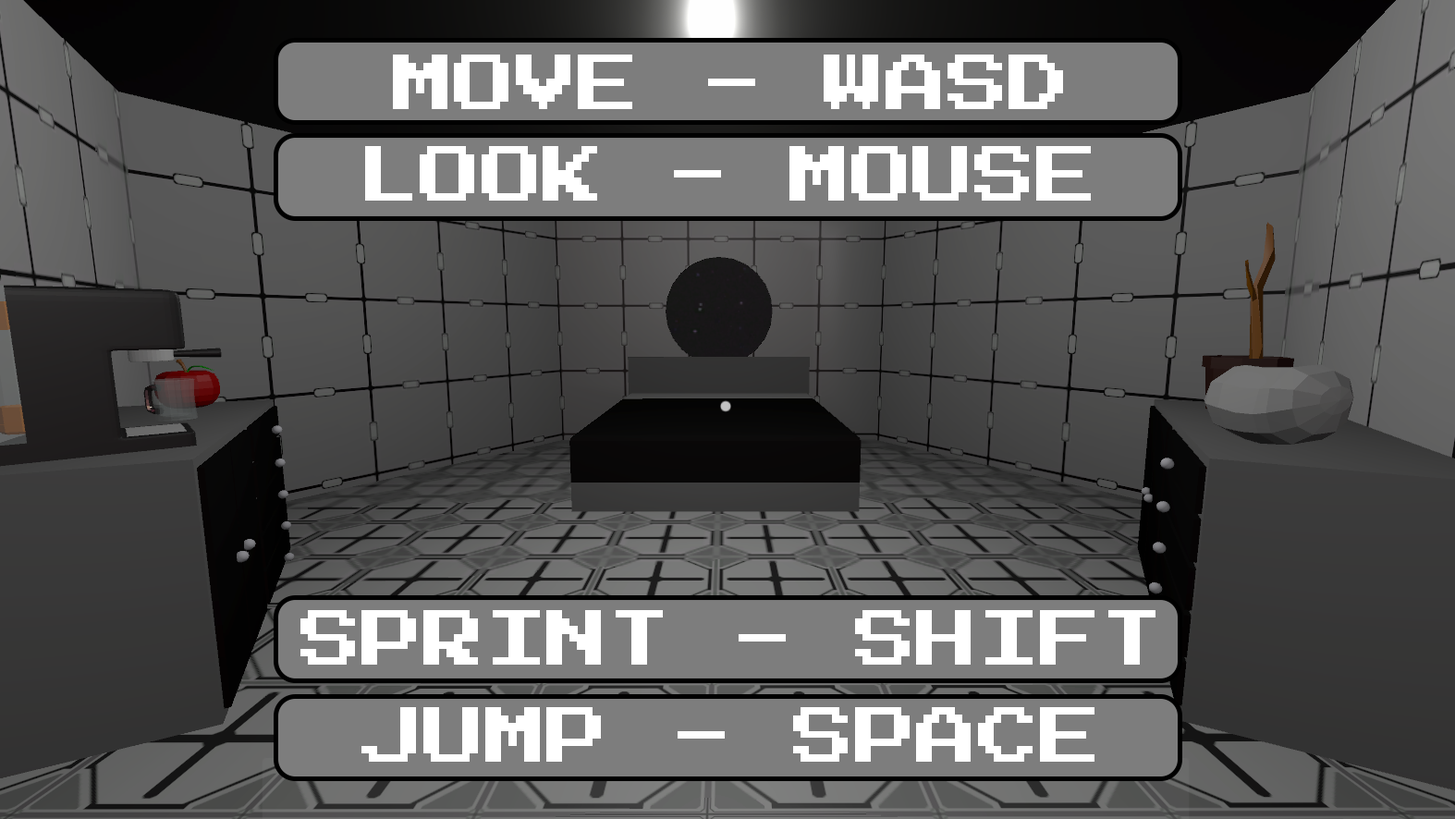
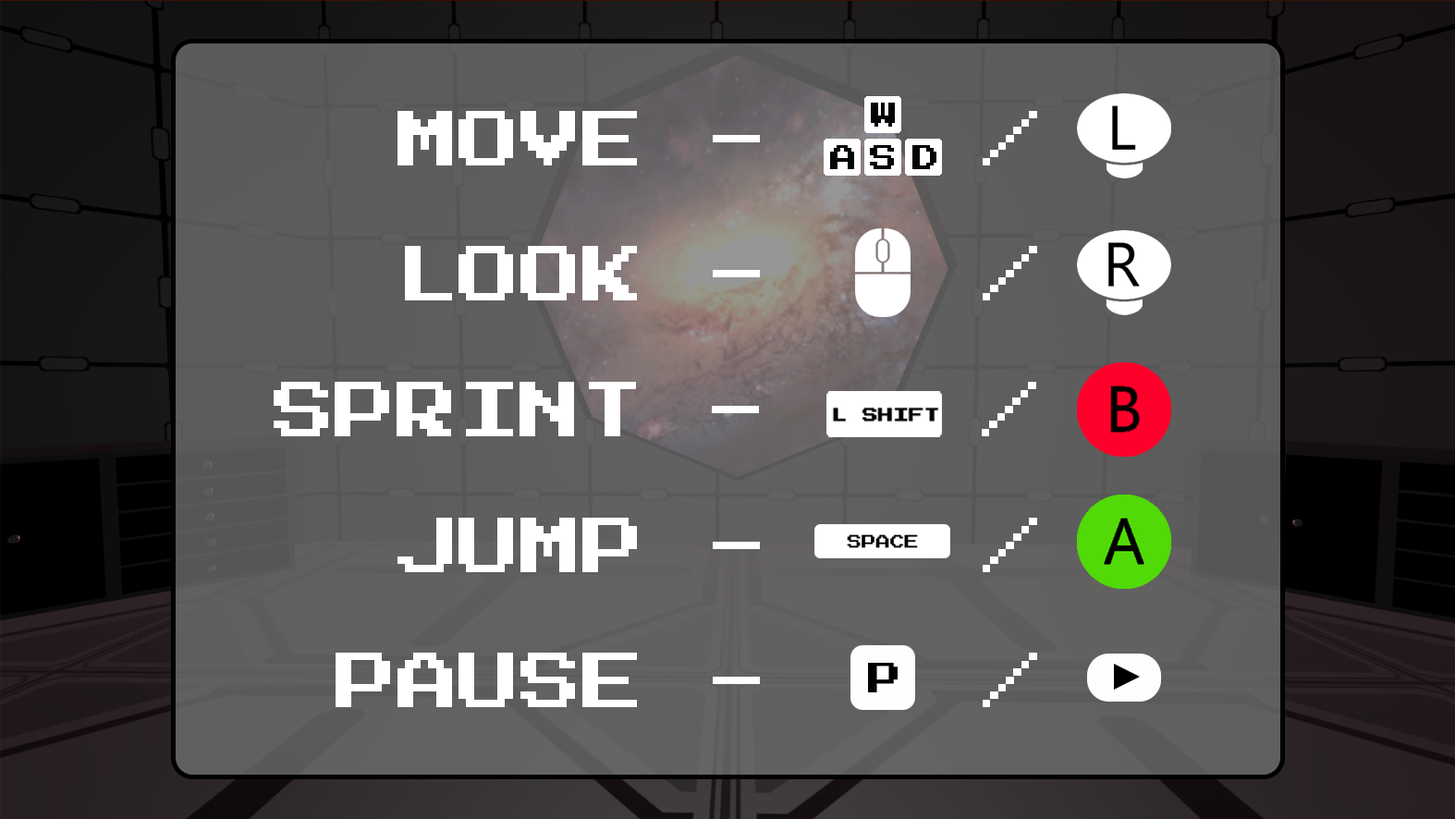
The second 1455px x 819px image is a revision of the first. Changes to its layers:
removed layer "Jump With Space" over [361, 707, 1095, 762]
removed layer "Sprint With Shift" over [300, 610, 1156, 665]
removed layer "Look with Mouse" over [365, 146, 1091, 201]
added layer "Layer 15" above "Layer 13" over [826, 390, 942, 438]
added layer "Layer 13" above "Layer 12" over [1086, 653, 1161, 702]
added layer "Layer 12" above "Layer 11" over [850, 645, 916, 710]
added layer "Layer 11" above "Layer 10" over [1076, 494, 1172, 589]
added layer "Layer 10" above "Layer 8" over [814, 524, 951, 559]
added layer "Layer 8" above "Layer 6" over [1076, 362, 1172, 457]
added layer "Layer 6" above "Layer 14" over [1076, 230, 1172, 316]
added layer "Layer 14" above "Layer 4" over [823, 96, 942, 176]
added layer "Layer 4" above "Layer 5" over [1076, 93, 1172, 179]
added layer "Layer 5" above "Move - / Look - / Sprint - / Jump - / Pau" over [854, 228, 911, 318]
renamed "Move - WASD" to "Move - / Look - / Sprint - / Jump - / Pau", painted on it over [273, 54, 1063, 708]
removed layer "Rectangle 1 copy 5" over [273, 133, 1183, 221]
removed layer "Rectangle 1 copy 4" over [273, 37, 1183, 125]
painted on "Rectangle 1 copy 3" over [170, 38, 1285, 782]
removed layer "Rectangle 1 copy 2" over [273, 595, 1183, 684]
removed layer "Layer 1" over [0, 0, 1455, 819]
added layer "Layer 2" over [0, 0, 1455, 819]
